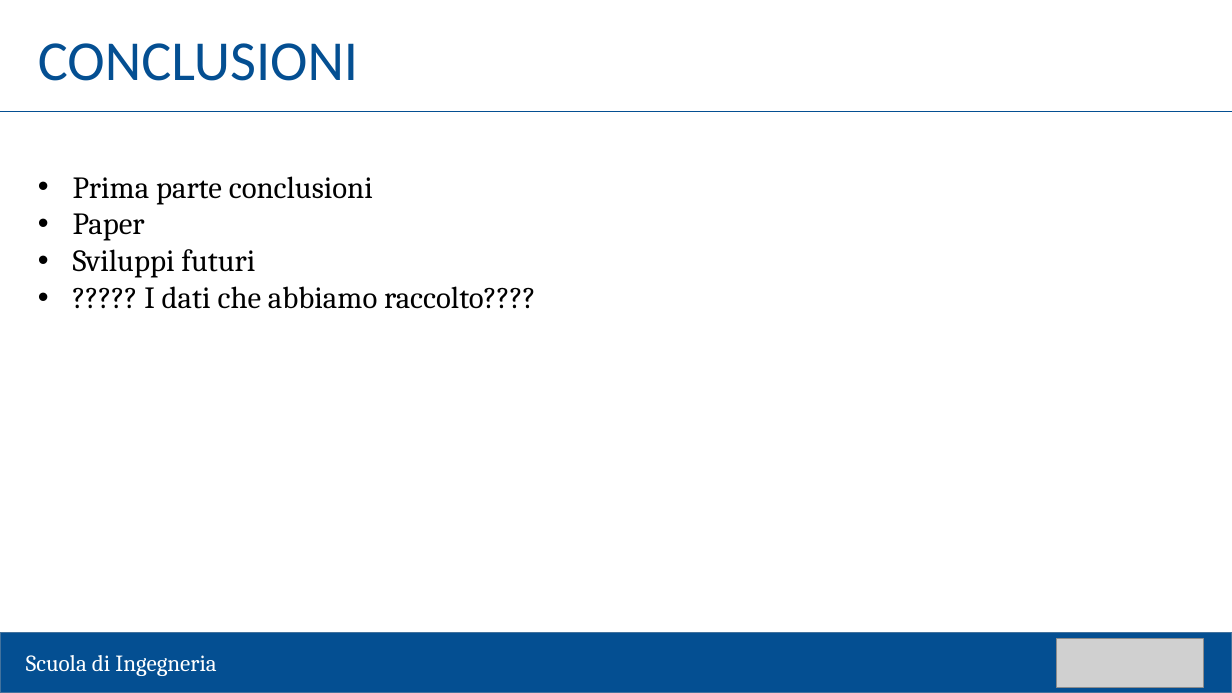
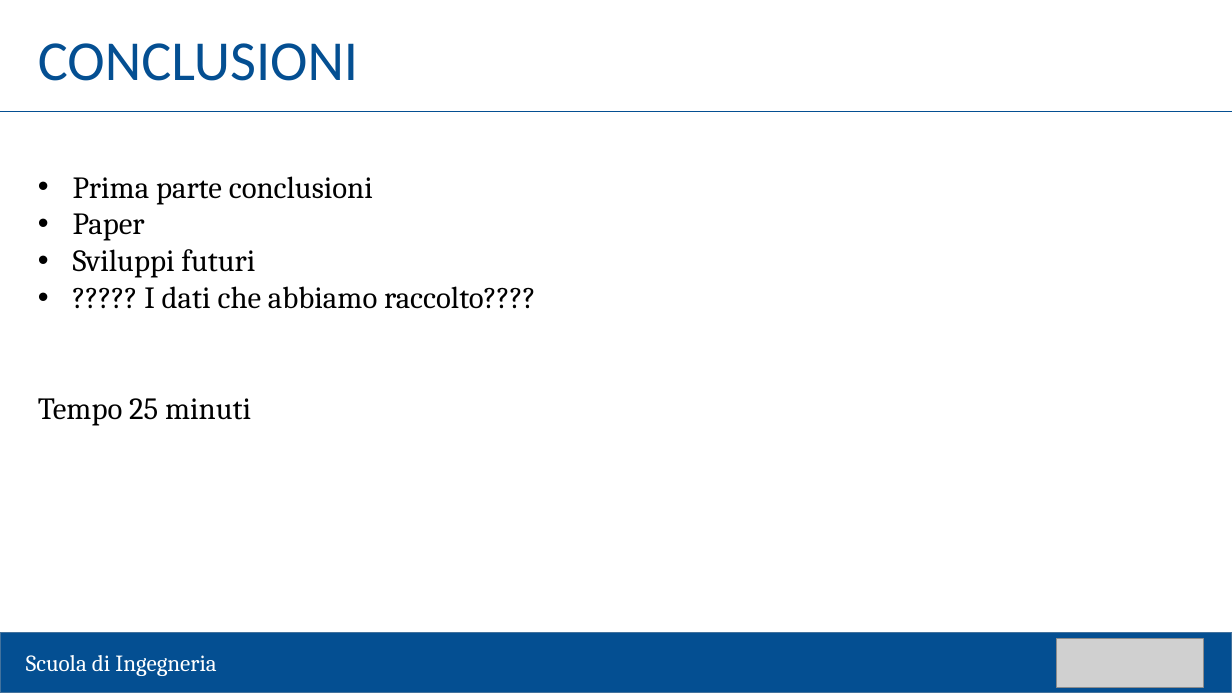
Before and after one commit to matteozambelli/CardboardApp, a slide deck: slide 12 of tesi/presentazione/template laurea.pptx (slide 11 before the commit). Drawn at 1232x693 pixels with LibreOffice and Linux fonts; fonts in the diff are those of the drawing; grey boxes stand for pictures. Boxes give left, top, right and bottom in pixels: in the first picture for what was removed or moved away, otherwise in the second. Text is boxed around its words. In the diff, an @@ line names an element or a change of style, - is before the commit and + after.

```diff
--- a/tesi/presentazione/template laurea.pptx
+++ b/tesi/presentazione/template laurea.pptx
@@ text at (38, 398, 251, 426): paragraph added @@
+Tempo 25 minuti
```
Also in this commit, not shown: 1 slide added, 6 other files.
